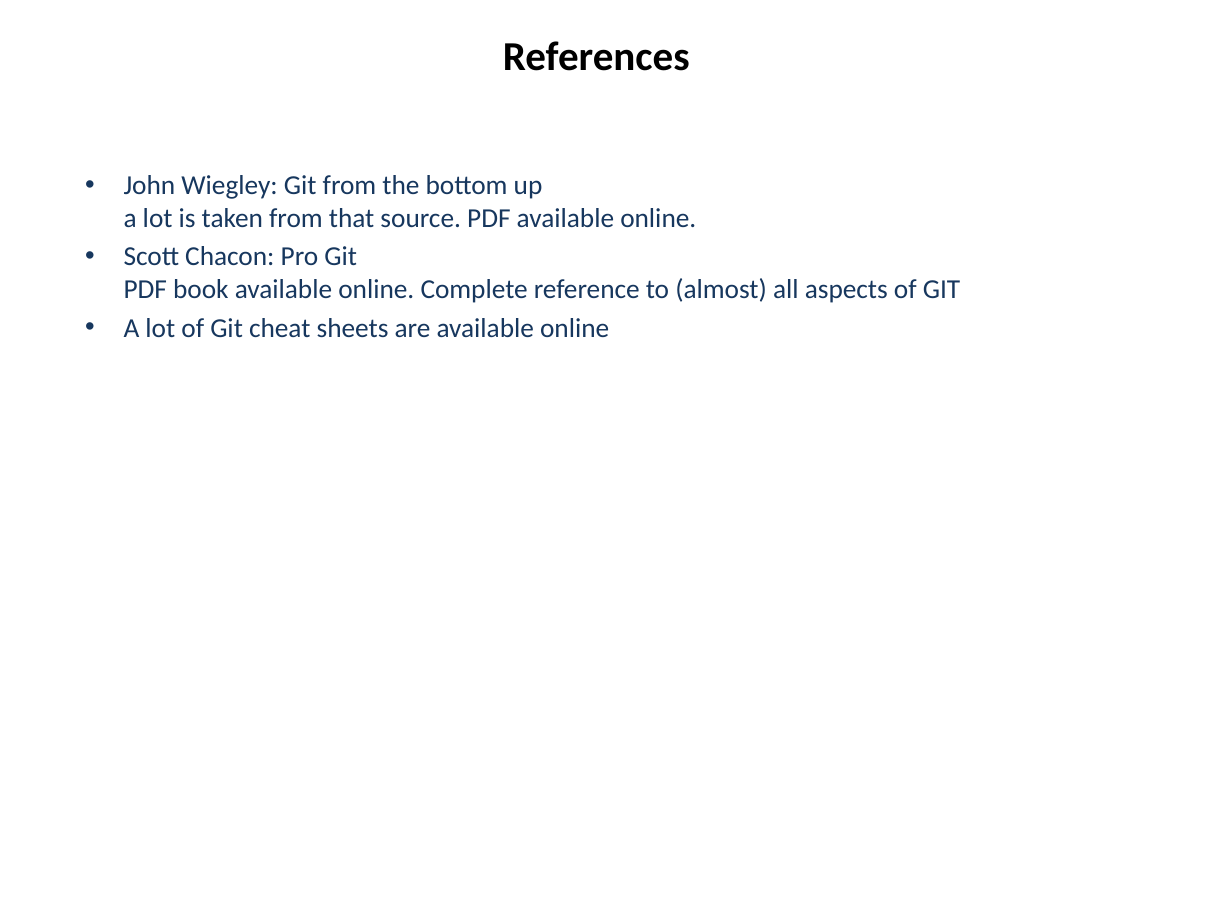
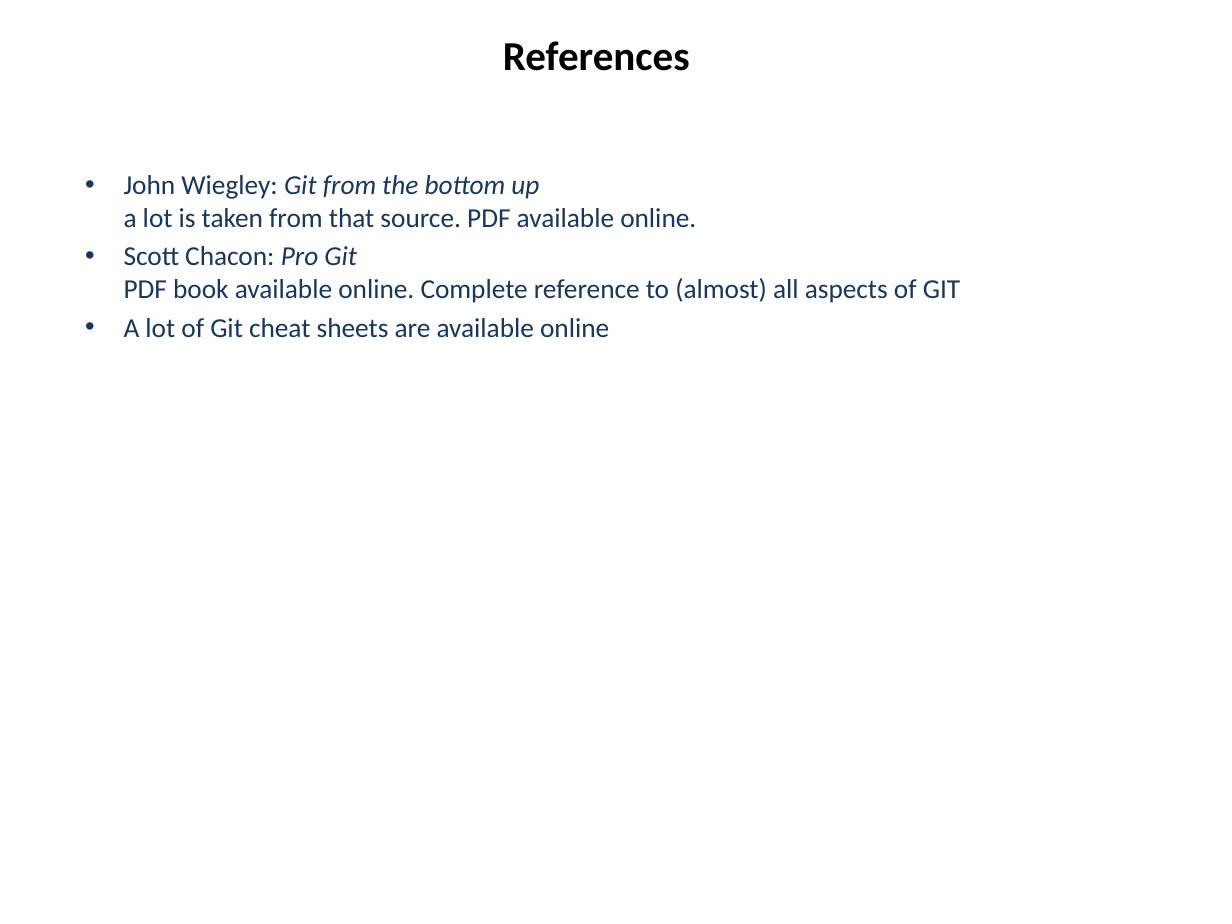
Before and after one commit to hanbei/git_tutorial, a slide deck: slide 2 of architektur.pptx. Drawn at 1232x924 pixels with LibreOffice and Linux fonts; fonts in the diff are those of the drawing. Boxes give left, top, right and bottom in pixels: in the first picture for what was removed or moved away, otherwise in the second. Text is boxed around its words. In the diff, an @@ line names an element or a change of style, - is before the commit and + after.

```diff
--- a/architektur.pptx
+++ b/architektur.pptx
@@ subtitle at bbox=[124, 175, 960, 303]: italic on in "Git from the bottom up", "Pro Git" @@
```
Also in this commit, not shown: 7 other slides changed, 4 slides added.
